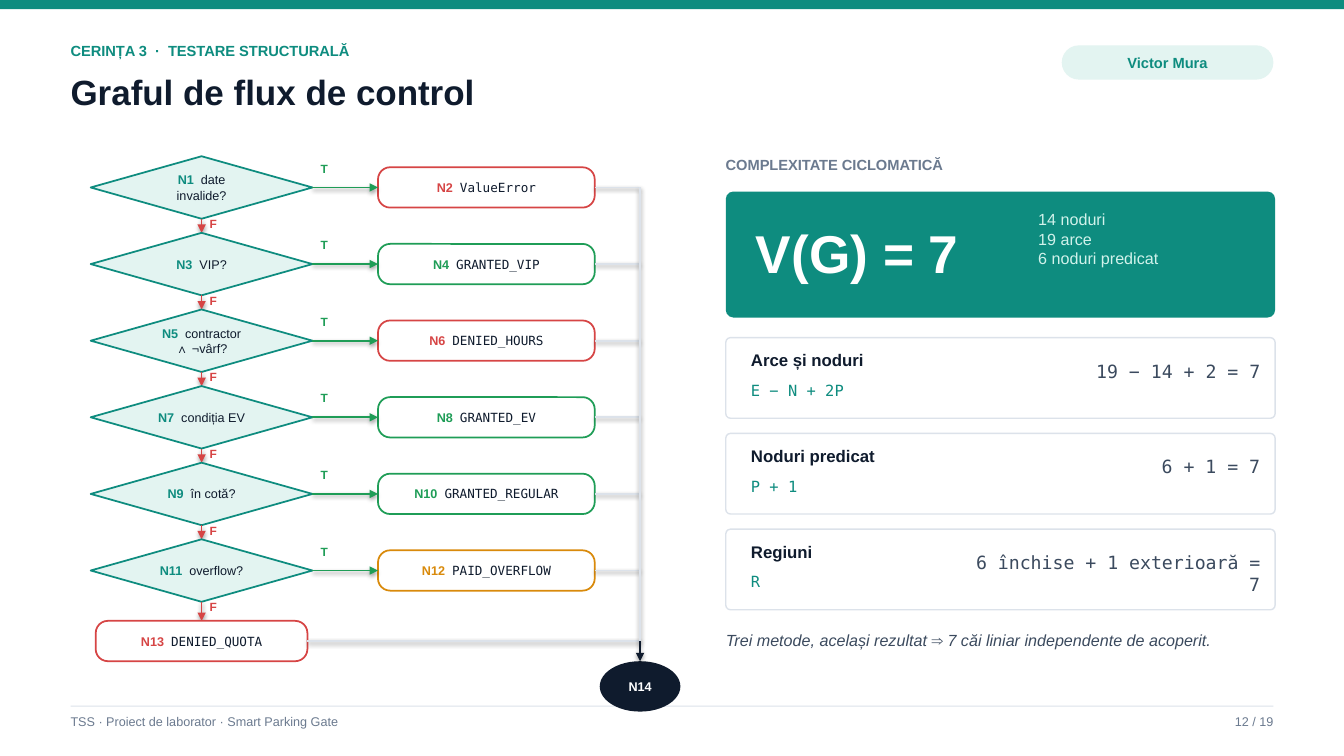
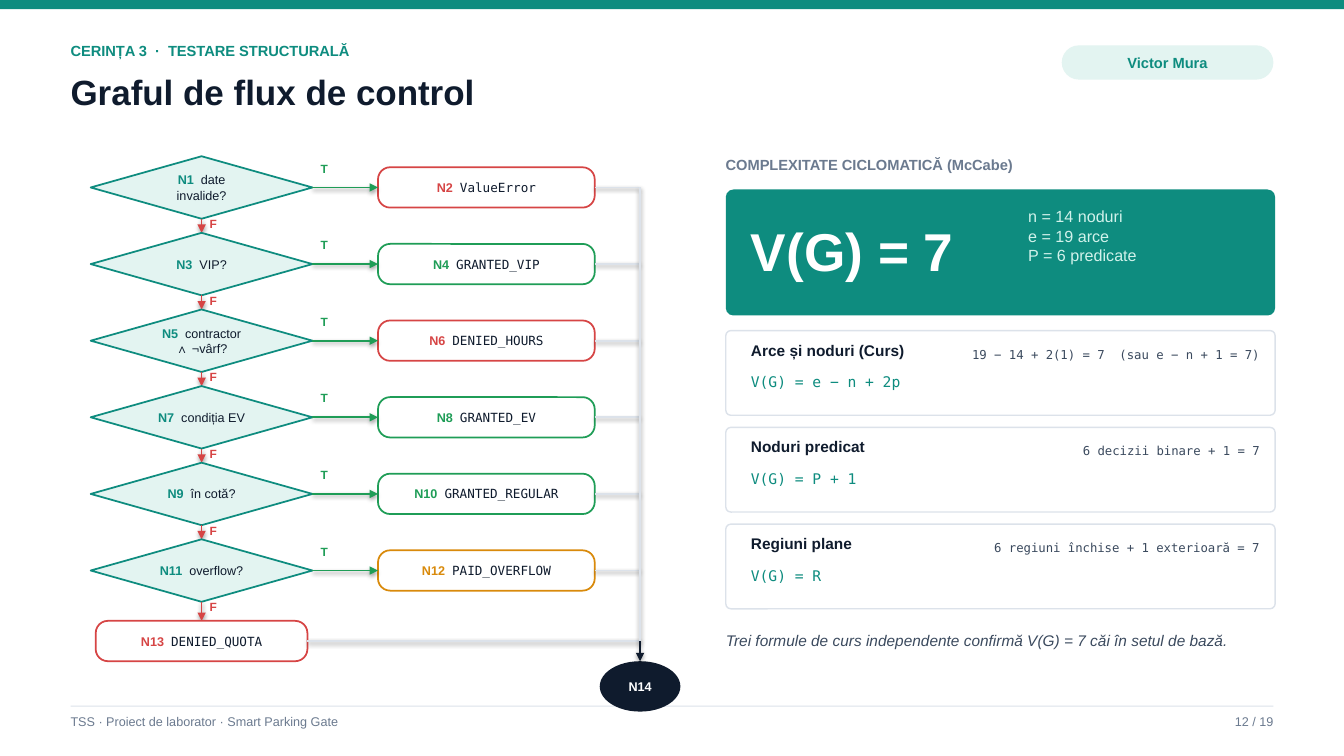
Before and after one commit to victormura/tss, a slide deck: slide 12 of proiect_laborator/docs/Prezentare_Laborator_TSS.pptx. Drawn at 1344x756 pixels with LibreOffice and Linux fonts; fonts in the diff are those of the drawing. Boxes give left, top, right and bottom in pixels: in the first picture for what was removed or moved away, otherwise in the second. Text is boxed around its words. In the diff, an @@ line names an element or a change of style, - is before the commit and + after.

Commit message:
docs(presentation): align all slides with official course notations, formulas, and terminology

```diff
--- a/proiect_laborator/docs/Prezentare_Laborator_TSS.pptx
+++ b/proiect_laborator/docs/Prezentare_Laborator_TSS.pptx
@@ text at [726, 159, 1013, 173]: text changed @@
-COMPLEXITATE CICLOMATICĂ
+COMPLEXITATE CICLOMATICĂ (McCabe)
@@ text "V(G) = 7": place and size @@
-text "V(G) = 7" at [756, 234, 959, 283]
+text "V(G) = 7" at [751, 232, 954, 281]
@@ text at [1028, 210, 1136, 265]: text changed @@
-14 noduri
-19 arce
-6 noduri predicat
+n = 14 noduri
+e = 19 arce
+P = 6 predicate
@@ rounded rectangle: place and size @@
-rounded rectangle at [726, 338, 1275, 418]
+rounded rectangle at [726, 331, 1275, 415]
@@ text at [751, 345, 904, 359]: text changed; size 12 to 11 pt @@
-Arce și noduri
+Arce și noduri (Curs)
@@ text at [972, 349, 1260, 361]: text changed; size 13 to 8.8 pt @@
-19 − 14 + 2 = 7
+19 − 14 + 2(1) = 7 (sau e − n + 1 = 7)
@@ text at [751, 376, 901, 390]: text changed; size 11 to 10.5 pt @@
-E − N + 2P
+V(G) = e − n + 2p
@@ rounded rectangle: place and size @@
-rounded rectangle at [726, 434, 1275, 514]
+rounded rectangle at [726, 427, 1275, 512]
@@ text "Noduri predicat": place and size @@
-text "Noduri predicat" at [751, 450, 875, 466]
+text "Noduri predicat" at [751, 441, 865, 456]
@@ text "Noduri predicat" at [751, 441, 865, 456]: size 12 to 11 pt @@
@@ text at [1083, 445, 1259, 455]: text changed; size 13 to 8.8 pt @@
-6 + 1 = 7
+6 decizii binare + 1 = 7
@@ text at [751, 473, 857, 486]: text changed; size 11 to 10.5 pt @@
-P + 1
+V(G) = P + 1
@@ rounded rectangle: place and size @@
-rounded rectangle at [726, 529, 1275, 610]
+rounded rectangle at [726, 524, 1275, 609]
@@ text at [751, 538, 852, 553]: text changed; size 12 to 11 pt @@
-Regiuni
+Regiuni plane
@@ text at [994, 542, 1259, 555]: text changed; size 13 to 8.8 pt @@
-6 închise + 1 exterioară = 7
+6 regiuni închise + 1 exterioară = 7
@@ text at [751, 570, 821, 583]: text changed; size 11 to 10.5 pt @@
-R
+V(G) = R
@@ text at [726, 634, 1228, 649]: text changed; size 11.5 to 11 pt @@
-Trei metode, același rezultat ⇒ 7 căi liniar independente de acoperit.
+Trei formule de curs independente confirmă V(G) = 7 căi în setul de bază.
```
Also in this commit, not shown: 12 other slides changed, 2 other files.
